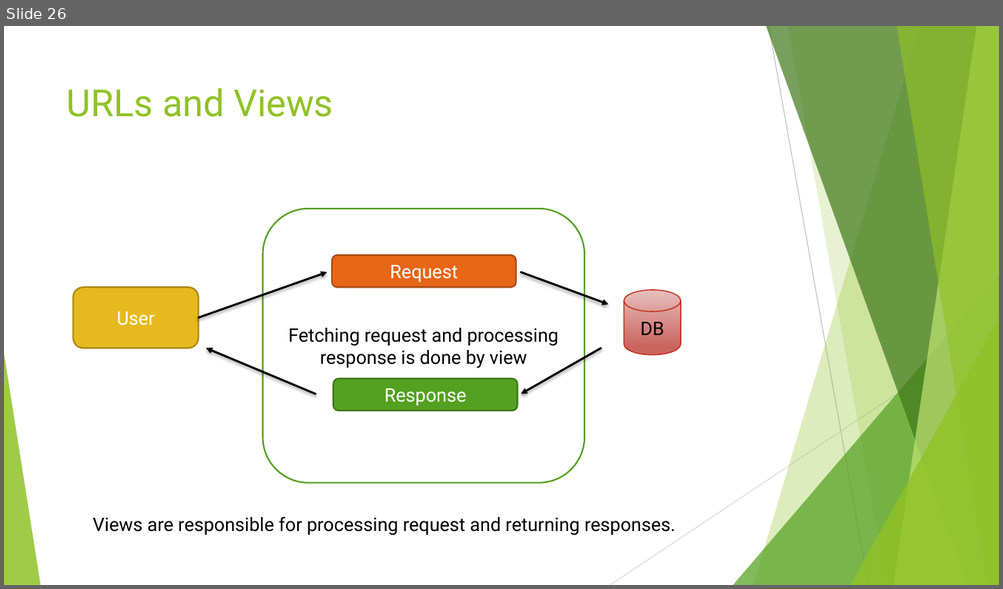
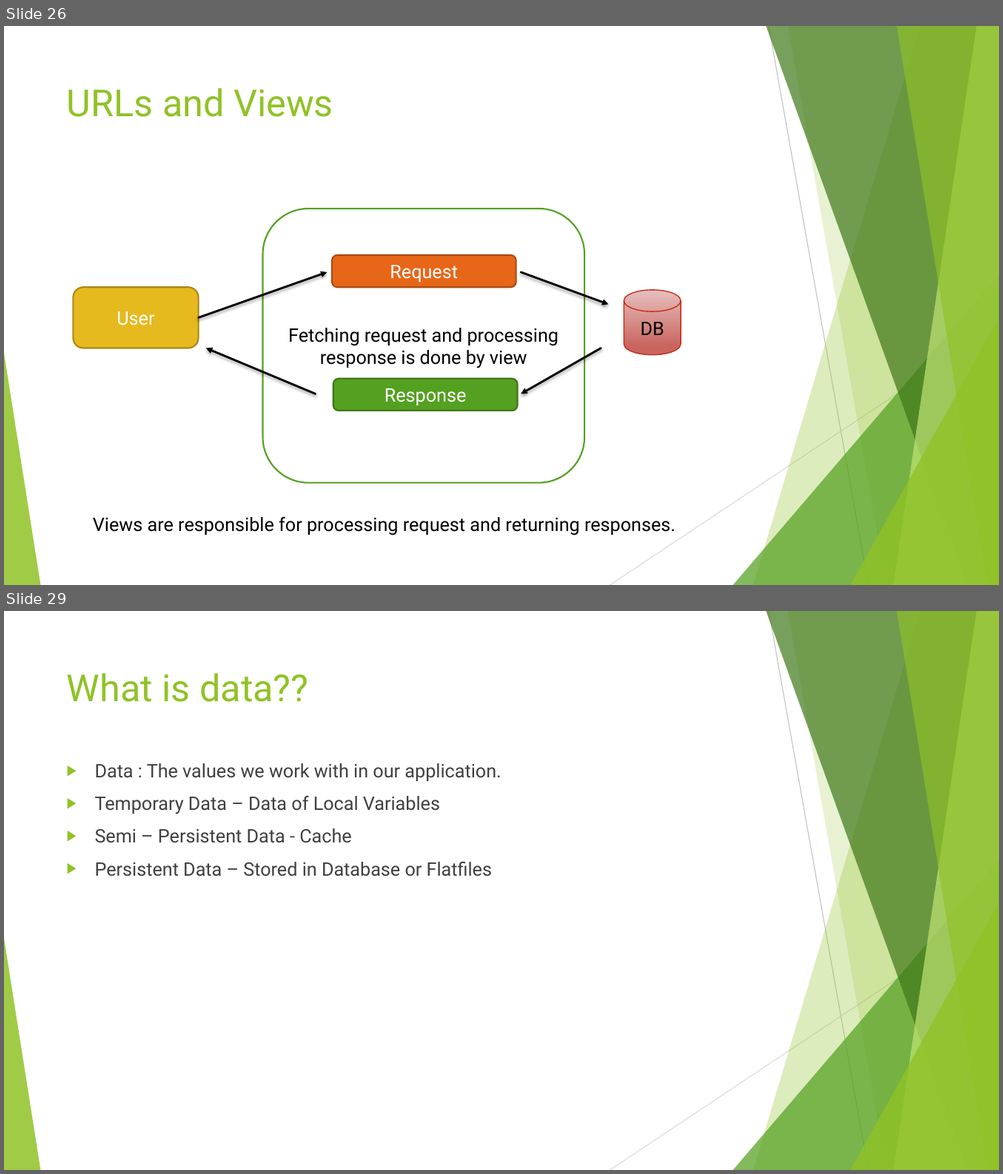
Before and after one commit to edyoda/PD-281220-Session-Code, a slide deck: Django EdYoda.pptx. Shown one above the other, each under a label of ours: slide 26 before the commit, slides 26 and 29 after it; the slides between them are not shown. The pictures are 1003x589 and 1003x1174 pixels, drawn with LibreOffice and Linux fonts; fonts in the diff are those of the drawing. Boxes give left, top, right and bottom in pixels: in the first picture for what was removed or moved away, otherwise in the second. Text is boxed around its words. In the diff, an @@ line names an element or a change of style, - is before the commit and + after.

```diff
--- a/Django EdYoda.pptx
+++ b/Django EdYoda.pptx
@@ slide 29 added at [4,611,999,1170], background #FFFFFF; not listed: 10 template elements that a slide beside it also shows @@
@@ title added at [67,673,308,702], 36 pt, text #90C226 @@
+What is data??
@@ text added at [95,763,501,877], 18 pt, text #404040 @@
+▶ Data : The values we work with in our application.
+▶ Temporary Data – Data of Local Variables
+▶ Semi – Persistent Data - Cache
+▶ Persistent Data – Stored in Database or Flatfiles
```
Also in this commit, not shown: 45 other slides added, 15 other files.
